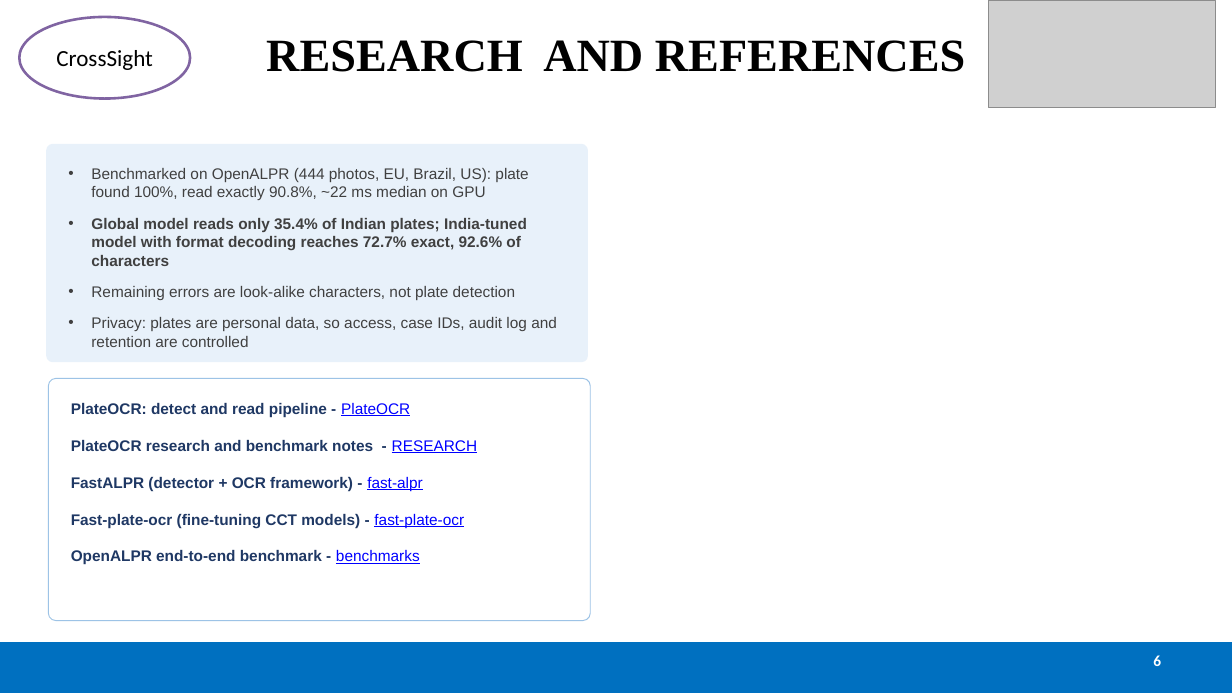
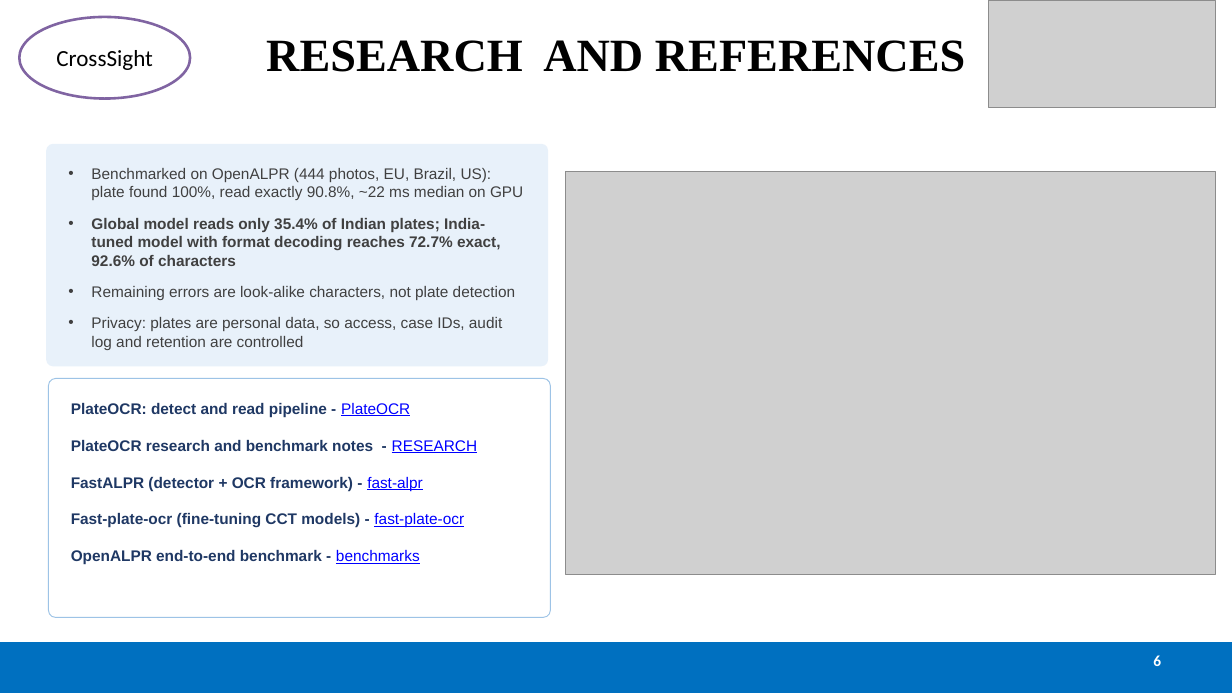
Before and after one commit to couder-04/CrossSight, a slide deck: slide 6 of CrossSight_SIH2026_Idea_PPT.pptx. Drawn at 1232x693 pixels with LibreOffice and Linux fonts; fonts in the diff are those of the drawing; grey boxes stand for pictures. Boxes give left, top, right and bottom in pixels: in the first picture for what was removed or moved away, otherwise in the second. Text is boxed around its words. In the diff, an @@ line names an element or a change of style, - is before the commit and + after.

Commit message:
Update presentation

```diff
--- a/CrossSight_SIH2026_Idea_PPT.pptx
+++ b/CrossSight_SIH2026_Idea_PPT.pptx
@@ rounded rectangle "Benchmarked on OpenALPR (444 photos, ...": place and size @@
-rounded rectangle "Benchmarked on OpenALPR (444 photos, ..." at [46, 144, 588, 362]
+rounded rectangle "Benchmarked on OpenALPR (444 photos, ..." at [46, 144, 548, 367]
@@ picture added at [566, 172, 1215, 575] @@
@@ rounded rectangle "PlateOCR: detect and read pipeline ...": place and size @@
-rounded rectangle "PlateOCR: detect and read pipeline ..." at [48, 379, 590, 621]
+rounded rectangle "PlateOCR: detect and read pipeline ..." at [48, 379, 550, 618]
```
